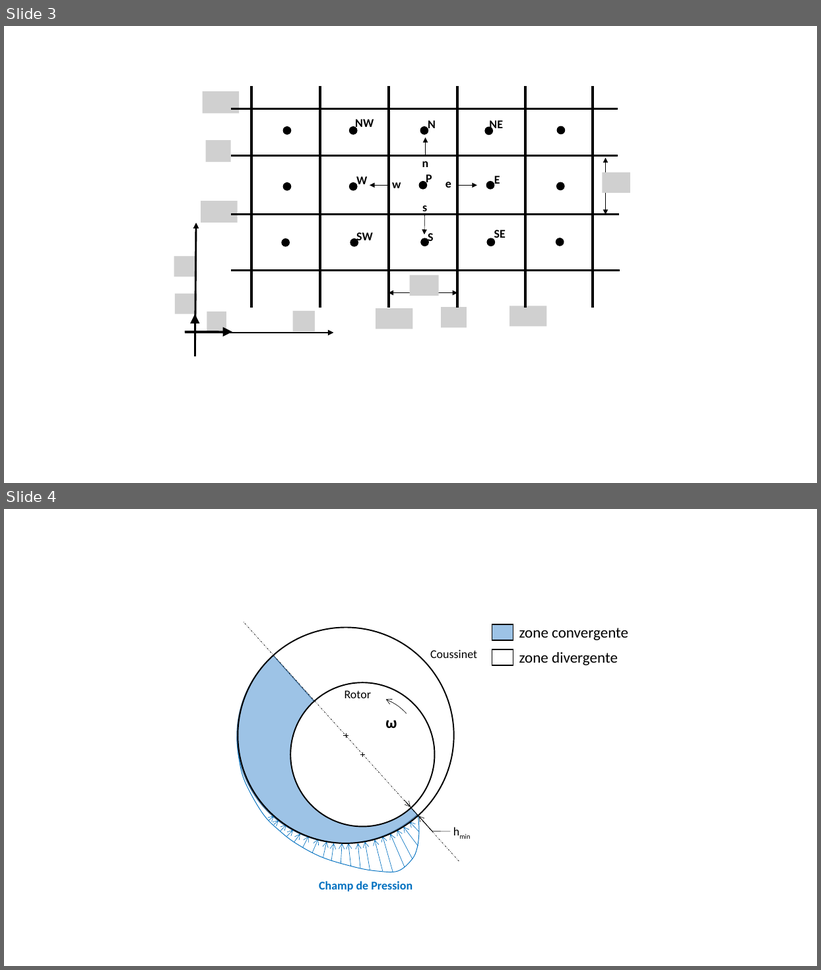
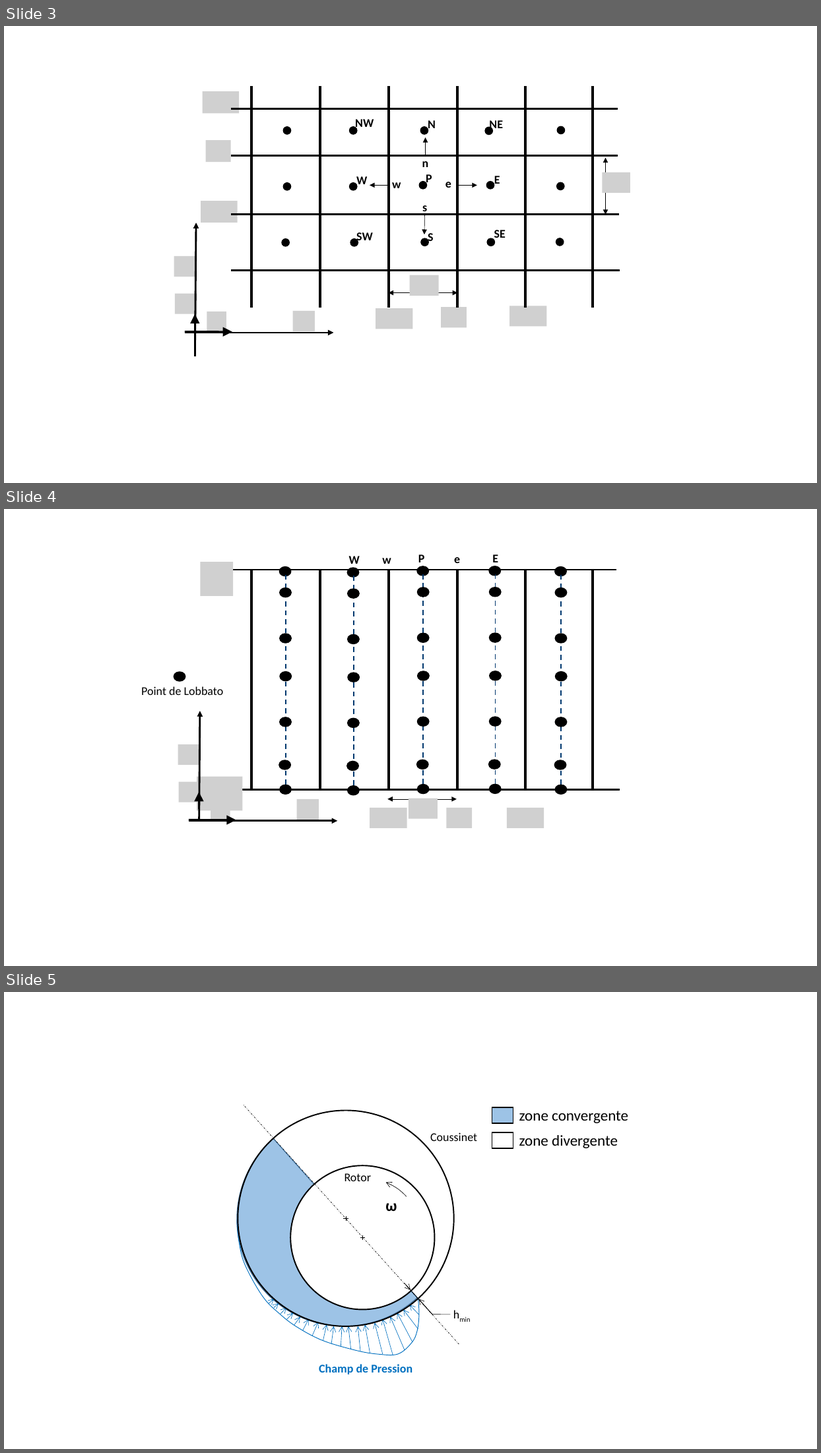
Before and after one commit to SilunZ/TheseME, a slide deck: CH2. Modélisation du palier hydrodynamique/figures/figure_ paliers hydrodynamiques.pptx. Shown one above the other, each under a label of ours: slides 3 and 4 before the commit, slides 3, 4 and 5 after it. The pictures are 821x970 and 821x1453 pixels, drawn with LibreOffice and Linux fonts; fonts in the diff are those of the drawing; grey boxes stand for pictures. Boxes give left, top, right and bottom in pixels: in the first picture for what was removed or moved away, otherwise in the second. Text is boxed around its words. In the diff, an @@ line names an element or a change of style, - is before the commit and + after.

```diff
--- a/CH2. Modélisation du palier hydrodynamique/figures/figure_ paliers hydrodynamiques.pptx
+++ b/CH2. Modélisation du palier hydrodynamique/figures/figure_ paliers hydrodynamiques.pptx
@@ slide 4 added at [4, 509, 817, 966], background #FFFFFF @@
@@ group added at [141, 555, 620, 828]: 36 ellipses, 13 lines, 10 pictures, 6 texts, 4 arrows, 1 double arrow @@
+W
+E
+w
+e
+Point de Lobbato
+P
@@ what was slide 4 is now slide 5 @@
```
Also in this commit, not shown: 8 other files.
